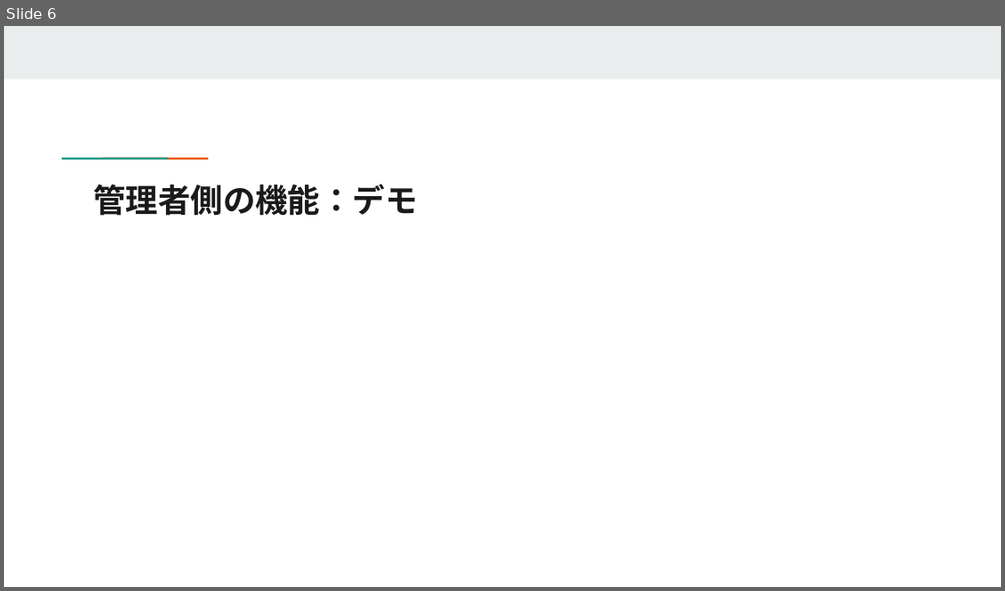
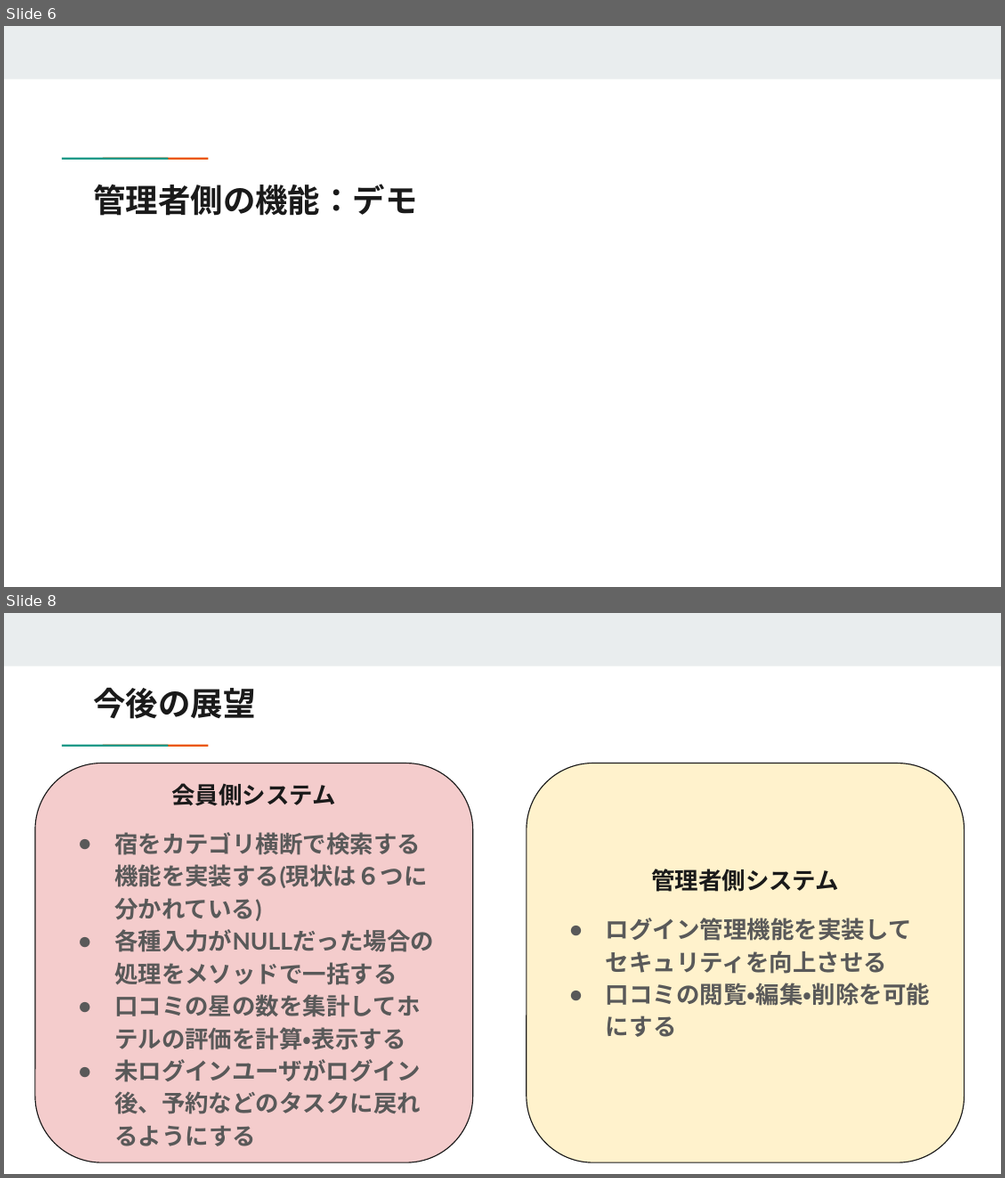
Before and after one commit to reskill-java-2024-nomura/Nomcnc, a slide deck: document/成果発表会資料.pptx. Shown one above the other, each under a label of ours: slide 6 before the commit, slides 6 and 8 after it; the slides between them are not shown. The pictures are 1005x591 and 1005x1178 pixels, drawn with LibreOffice and Linux fonts; fonts in the diff are those of the drawing. Boxes give left, top, right and bottom in pixels: in the first picture for what was removed or moved away, otherwise in the second. Text is boxed around its words. In the diff, an @@ line names an element or a change of style, - is before the commit and + after.

```diff
--- a/document/成果発表会資料.pptx
+++ b/document/成果発表会資料.pptx
@@ slide 8 added at (4,613,1001,1174), background #FFFFFF; not listed: 3 template elements that a slide beside it also shows @@
@@ title added at (94,688,256,719), 23.4 pt, text #1A1A1A, bold @@
+今後の展望
@@ rounded rectangle added at (35,763,472,1163), fill #F4CCCC, outline #1A1A1A 0.75 pt, 17 pt, text #595959, bold @@
+会員側システム
+● 宿をカテゴリ横断で検索する機能を実装する(現状は６つに分かれている)
+● 各種入力がNULLだった場合の処理をメソッドで一括する
+● 口コミの星の数を集計してホテルの評価を計算・表示する
+● 未ログインユーザがログイン後、予約などのタスクに戻れるようにする
@@ rounded rectangle added at (526,763,964,1163), fill #FFF2CC, outline #1A1A1A 0.75 pt, 17 pt, text #595959, bold @@
+管理者側システム
+● ログイン管理機能を実装してセキュリティを向上させる
+● 口コミの閲覧・編集・削除を可能にする
```
Also in this commit, not shown: 10 slides changed.
